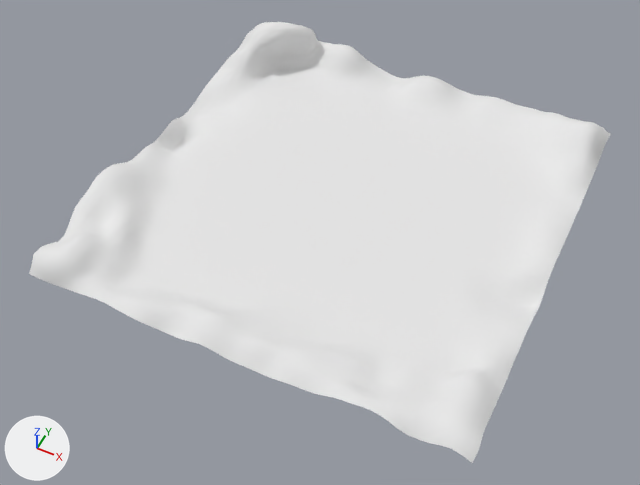
Before and after pictures for a commit that changed the OBJ model resources/models/terrain.obj.
Both versions are drawn from a 50 mm camera at (30.1, -65.6, 71.3) aimed at (0.0, -5.4, -4.0). Arrows for +X, +Y and +Z are at lower left; the lights stay in place. Where no turn or scale is listed for an object, it has been applied to the vertices.
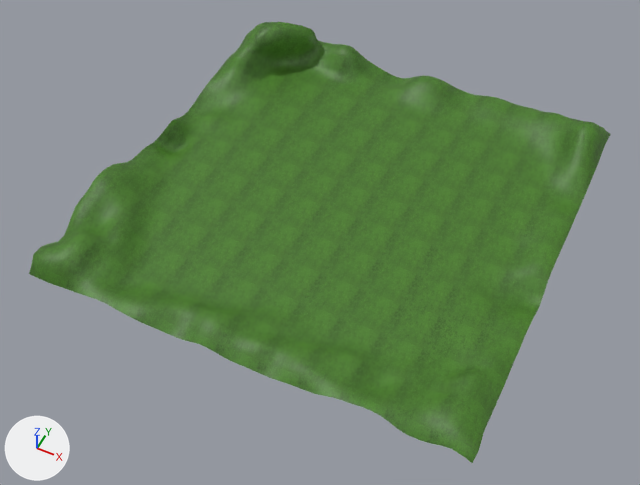
Edits to the bpy script that builds the scene:
```text
Add img_grass_1_png:
    img_grass_1_png = load_image('grass_1.png', '../textures/grass_1.png', 128, 128, 'sRGB')
Add mat_material:
    mat_material = principled_material('Material')
    mat_material.texture = img_grass_1_png
    mat_material.roughness = 0.526
Change me_plane:
    where me_plane.from_pydata(...)  # 2866 vertices, 2736 faces, 40 loose edges; spans x -25.4..25.3, y -25.5..25.1, z -3.4..3.9
    remove me_plane.materials.append(mat_none)  # white #e7e7e7
    add me_plane.materials.append(mat_material)  # picture img_grass_1_png
```

What differs and where, as boxes (x1, y1, x2, y2) in the pictures (640 x 485 px):
'Plane', recoloured (white to green)
    both: (29, 22, 611, 463)
